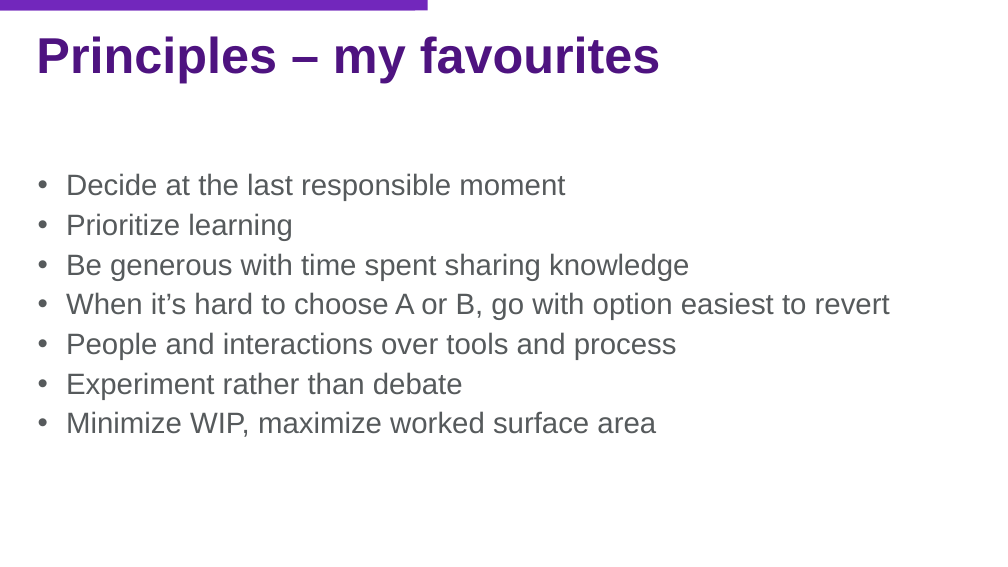
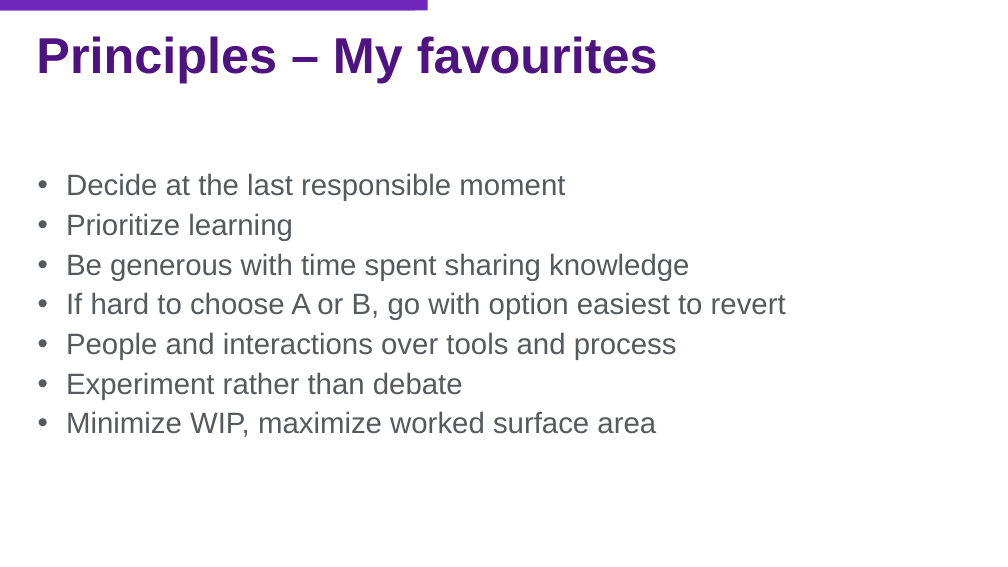
Before and after one commit to jasonjwood/presentations, a slide deck: slide 14 of InFusion2016 - Getting It Done - Jason Wood.pptx. Drawn at 1008x567 pixels with LibreOffice and Linux fonts; fonts in the diff are those of the drawing; background and template pictures are left out. Boxes give left, top, right and bottom in pixels: in the first picture for what was removed or moved away, otherwise in the second. Text is boxed around its words. In the diff, an @@ line names an element or a change of style, - is before the commit and + after.

```diff
--- a/InFusion2016 - Getting It Done - Jason Wood.pptx
+++ b/InFusion2016 - Getting It Done - Jason Wood.pptx
@@ title at bbox=[36, 36, 658, 83]: text changed @@
-Principles – my favourites
+Principles – My favourites
@@ text at bbox=[66, 292, 786, 320]: text changed @@
-• When it’s hard to choose A or B, go with option easiest to revert
+• If hard to choose A or B, go with option easiest to revert
```
Also in this commit, not shown: 13 other slides changed, 2 slides removed.
